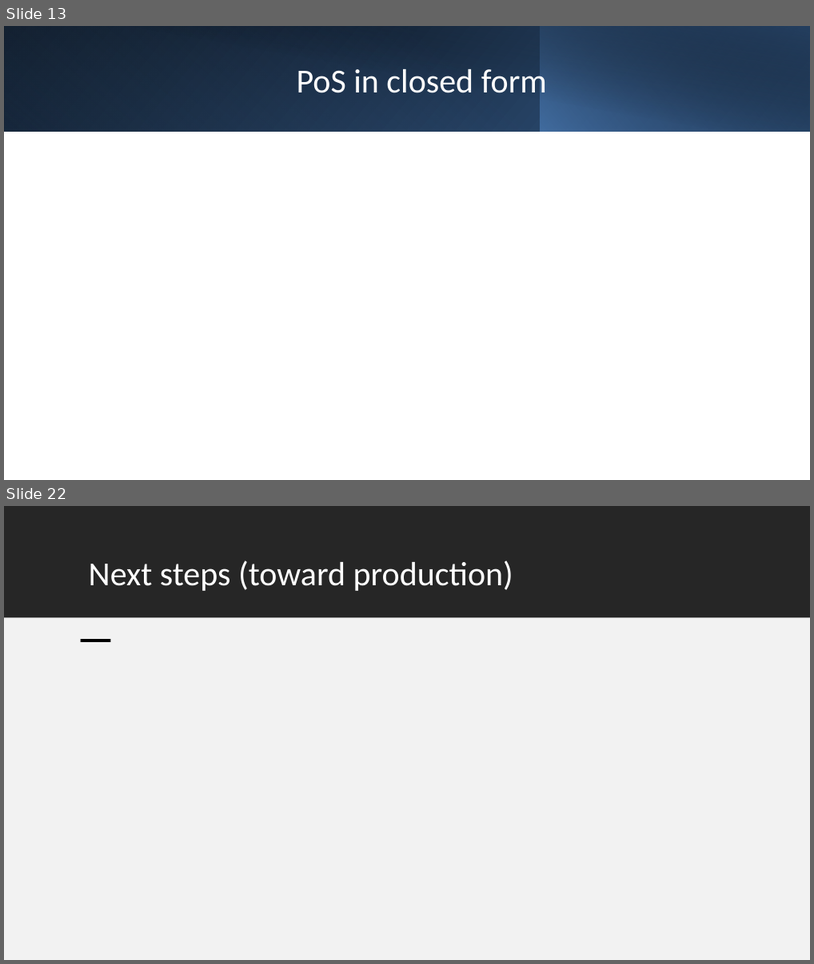
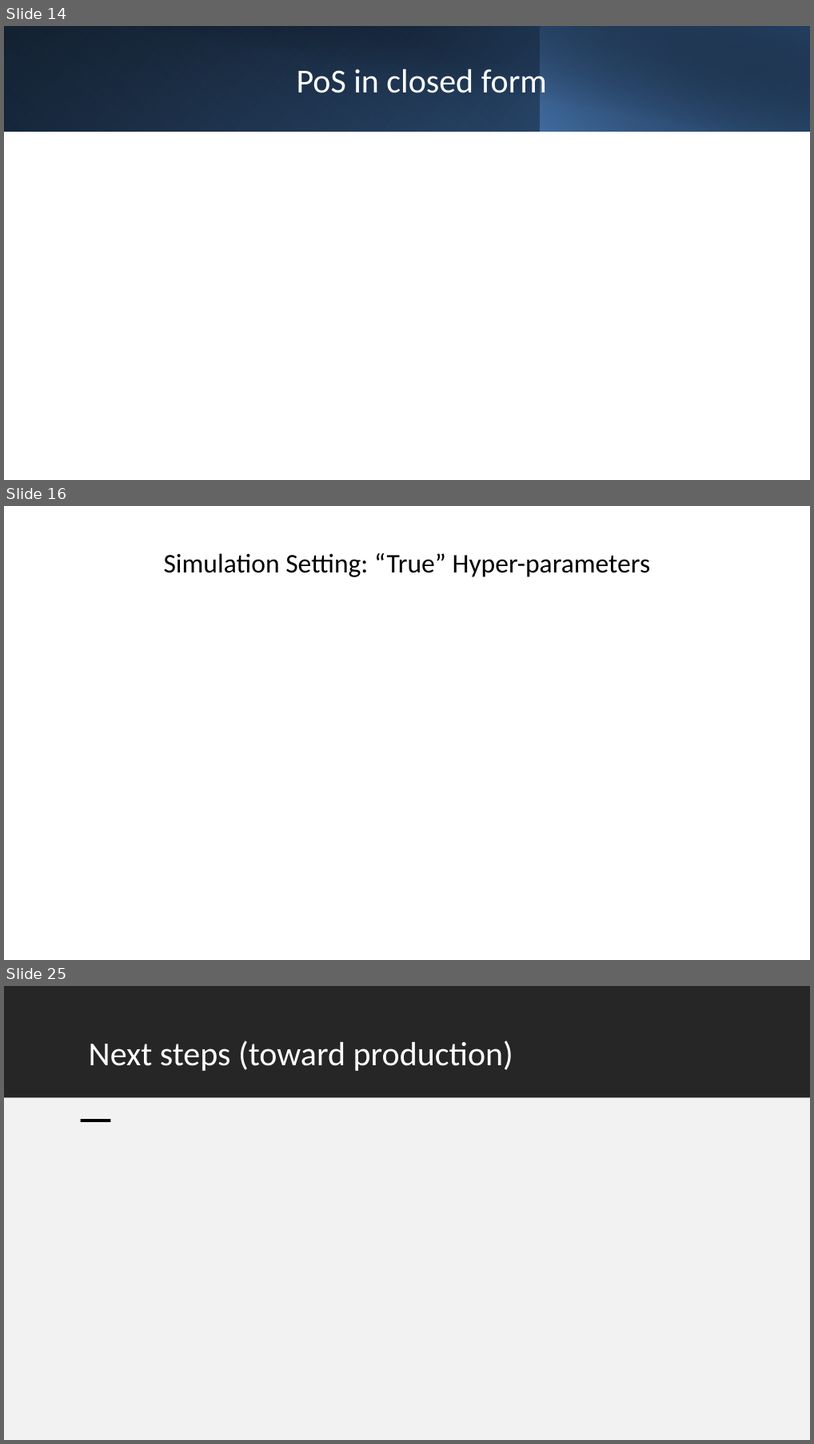
Before and after one commit to JinjieChen19/POS-simulation, a slide deck: PoS draft.pptx. Shown one above the other, each under a label of ours: slides 13 and 22 before the commit, slides 14, 16 and 25 after it; the slides between them are not shown. The pictures are 814x964 and 814x1444 pixels, drawn with LibreOffice and Linux fonts; fonts in the diff are those of the drawing; grey boxes stand for pictures. Boxes give left, top, right and bottom in pixels: in the first picture for what was removed or moved away, otherwise in the second. Text is boxed around its words. In the diff, an @@ line names an element or a change of style, - is before the commit and + after.

```diff
--- a/PoS draft.pptx
+++ b/PoS draft.pptx
@@ slide 16 added at (4, 506, 810, 960), background #FFFFFF @@
@@ title added at (164, 553, 651, 577), 24 pt, text #000000 @@
+Simulation Setting: “True” Hyper-parameters
@@ what was slide 13 is now slide 14 @@
@@ what was slide 22 is now slide 25 @@
```
Also in this commit, not shown: 7 slides changed, 6 other slides added, 1 slide removed, 1 other file.
